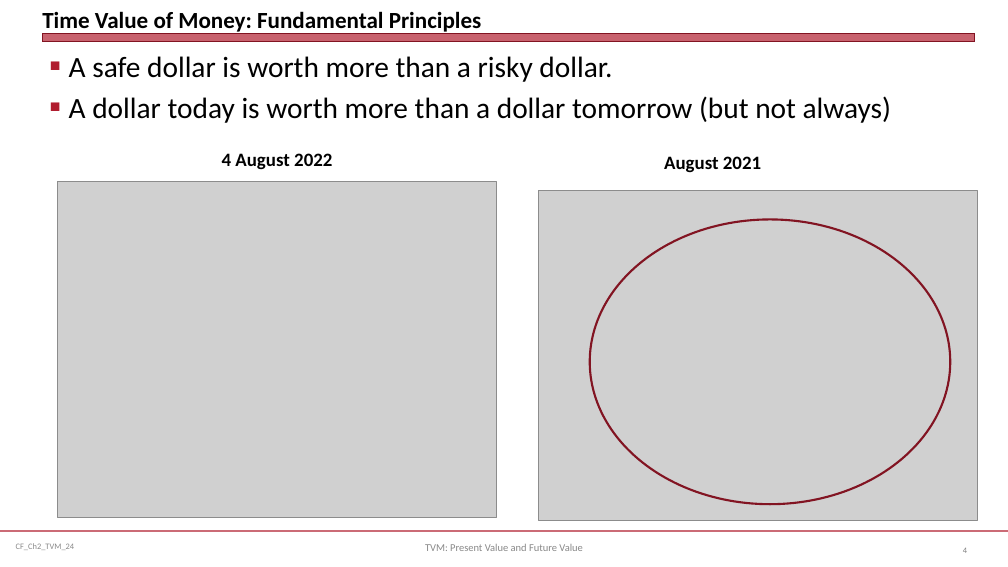
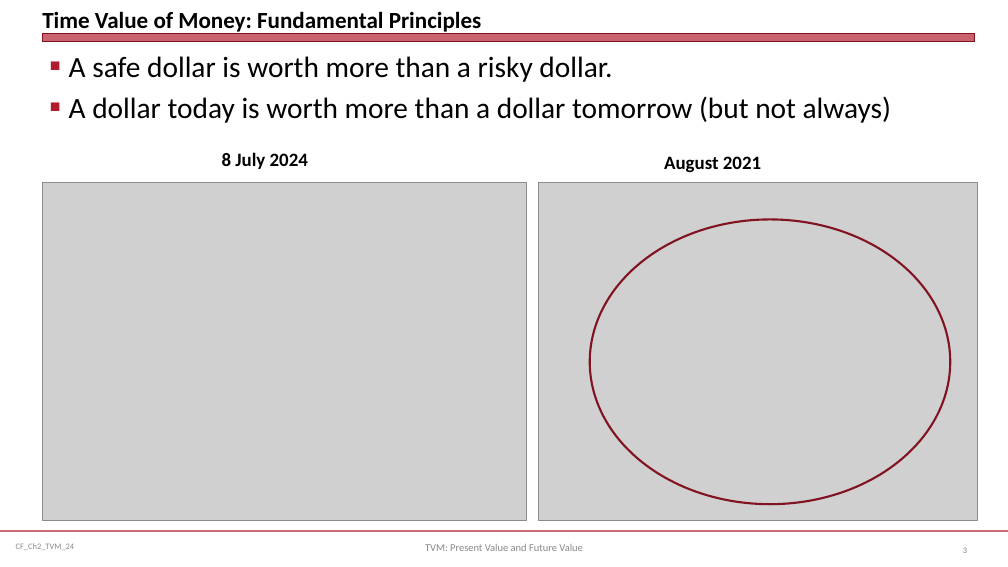
Before and after one commit to jmc877/Corporate-Finance, a slide deck: slide 3 of slides/CF_Ch2_TVM_24.pptx (slide 4 before the commit). Drawn at 1008x567 pixels with LibreOffice and Linux fonts; fonts in the diff are those of the drawing; grey boxes stand for pictures. Boxes give left, top, right and bottom in pixels: in the first picture for what was removed or moved away, otherwise in the second. Text is boxed around its words. In the diff, an @@ line names an element or a change of style, - is before the commit and + after.

```diff
--- a/slides/CF_Ch2_TVM_24.pptx
+++ b/slides/CF_Ch2_TVM_24.pptx
@@ text at <box>222,152,308,169</box>: text changed @@
-4 August 2022
+8 July 2024
@@ picture: place and size @@
-picture at <box>57,181,497,518</box>
+picture at <box>42,183,526,521</box>
@@ picture: place and size @@
-picture at <box>538,191,978,520</box>
+picture at <box>538,183,978,521</box>
```
Also in this commit, not shown: 1 slide removed.
